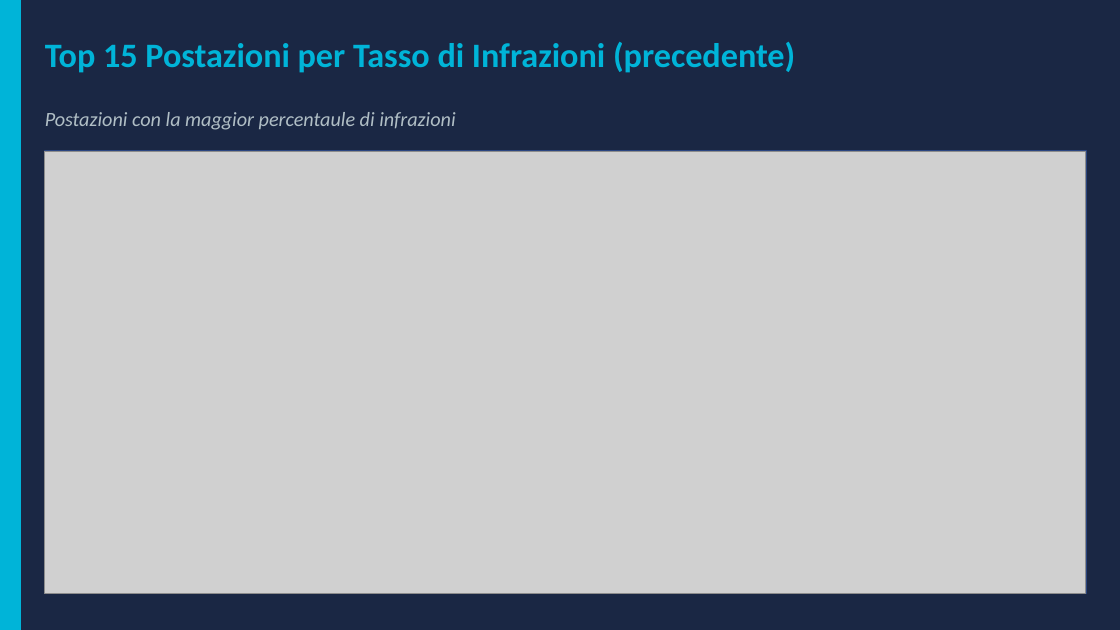
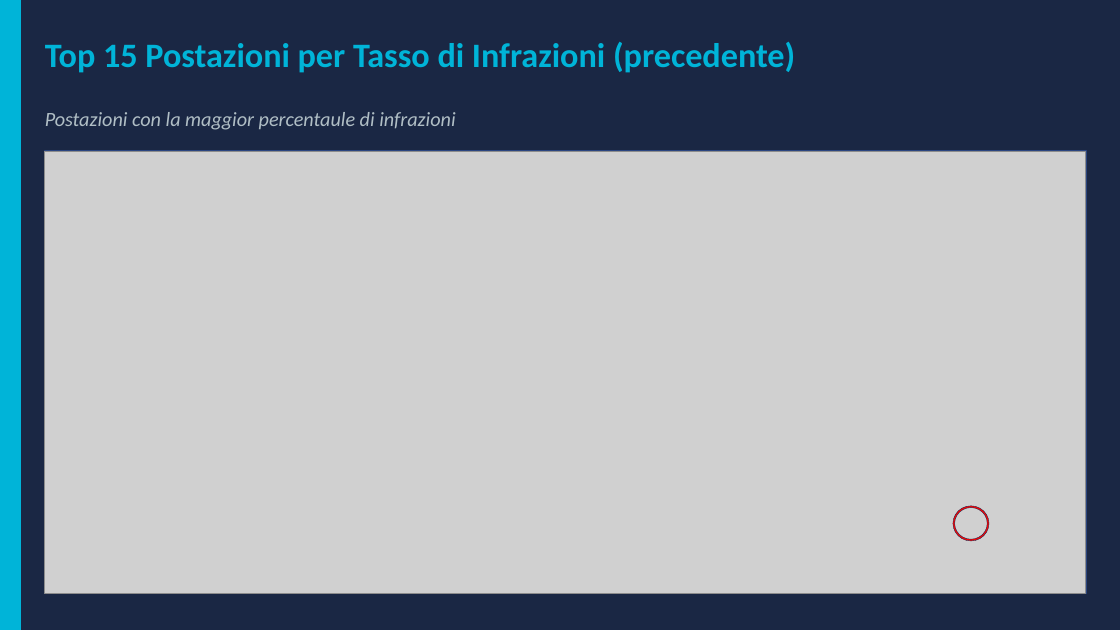
Before and after one commit to pezzandre/dataScience2, a slide deck: slide 3 of speed_monitoring.pptx. Drawn at 1120x630 pixels with LibreOffice and Linux fonts; fonts in the diff are those of the drawing; grey boxes stand for pictures. Boxes give left, top, right and bottom in pixels: in the first picture for what was removed or moved away, otherwise in the second. Text is boxed around its words. In the diff, an @@ line names an element or a change of style, - is before the commit and + after.

```diff
--- a/speed_monitoring.pptx
+++ b/speed_monitoring.pptx
@@ donut added at <box>953,506,989,541</box>, fill #FF0000, outline #1E3256 0.25 pt @@
```
Also in this commit, not shown: 4 other slides changed, 1 other file.
